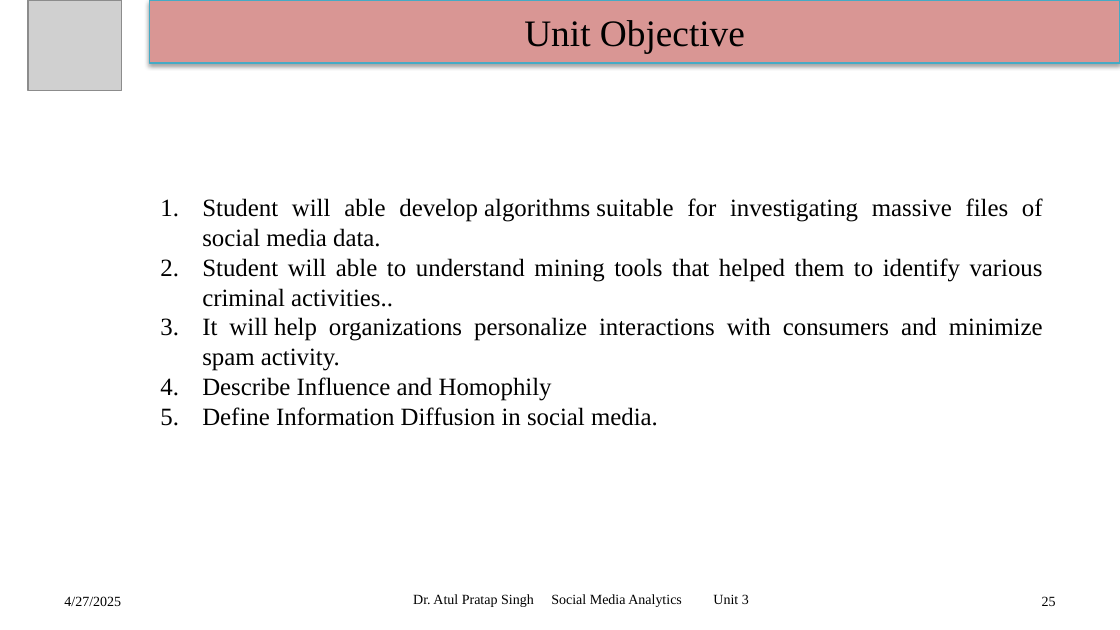
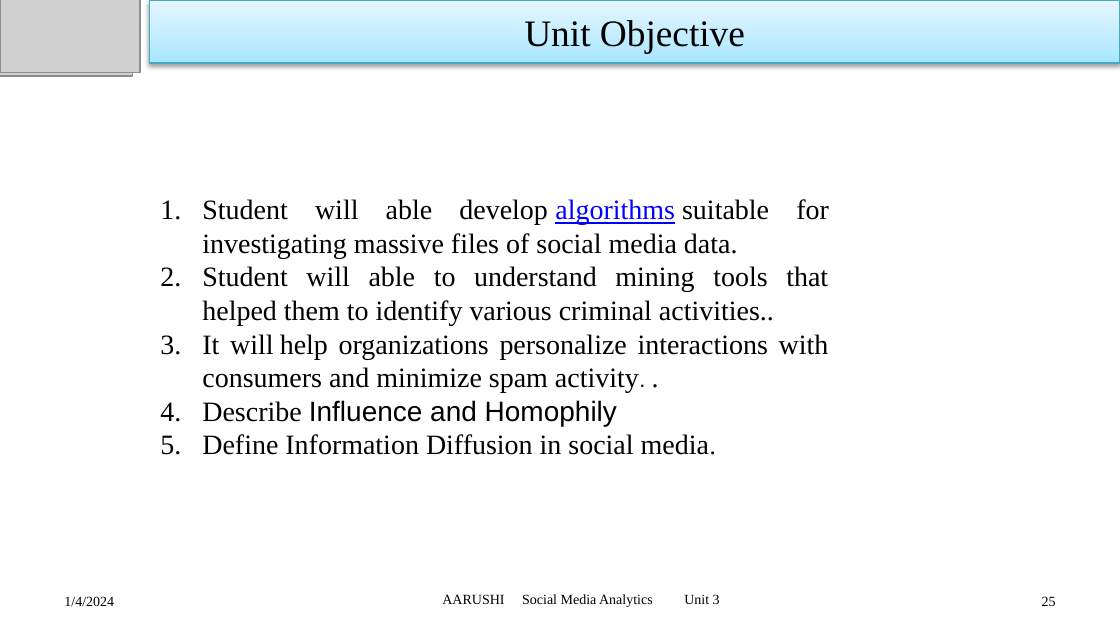
Before and after one commit to DevGoyalG/NIET-Study-Material, a slide deck: slide 25 of CSE (Artificial Intelligence and Machine Learning)/Third Year/Sixth Semester/PPTs/Social Media Analytics/SMA - Unit 3.pptx. Drawn at 1120x630 pixels with LibreOffice and Linux fonts; fonts in the diff are those of the drawing; grey boxes stand for pictures. Boxes give left, top, right and bottom in pixels: in the first picture for what was removed or moved away, otherwise in the second. Text is boxed around its words. In the diff, an @@ line names an element or a change of style, - is before the commit and + after.

```diff
--- a/CSE (Artificial Intelligence and Machine Learning)/Third Year/Sixth Semester/PPTs/Social Media Analytics/SMA - Unit 3.pptx
+++ b/CSE (Artificial Intelligence and Machine Learning)/Third Year/Sixth Semester/PPTs/Social Media Analytics/SMA - Unit 3.pptx
@@ picture: place and size @@
-picture at (28, 0, 121, 91)
+picture at (0, 1, 132, 76)
@@ picture added at (0, 0, 140, 73) @@
@@ rectangle "Unit Objective" at (149, 0, 1120, 63): fill #D99694 to gradient #A7E6FF to #C1EDFF to #E7F8FF @@
@@ text at (202, 199, 829, 455): size 16 to 18 pt in "Student will able develop algorithms suitable for ...", "Student will able to understand mining tools ...", "Describe Influence and Homophily", "Define Information Diffusion in social media."; text colour #000000 to #0000FF, underline on in "algorithms"; font Times New Roman to Arial in "Influence and Homophily" @@
@@ text at (202, 334, 829, 393): text changed; size 16 to 18 pt @@
-3. It will help organizations personalize interactions with consumers and minimize spam activity.
+3. It will help organizations personalize interactions with consumers and minimize spam activity. .
@@ text at (64, 596, 114, 606): text changed @@
-4/27/2025
+1/4/2024
@@ text at (442, 594, 720, 607): text changed @@
-Dr. Atul Pratap Singh Social Media Analytics Unit 3
+AARUSHI Social Media Analytics Unit 3
```
Also in this commit, not shown: 88 other slides changed, 9 other files.
